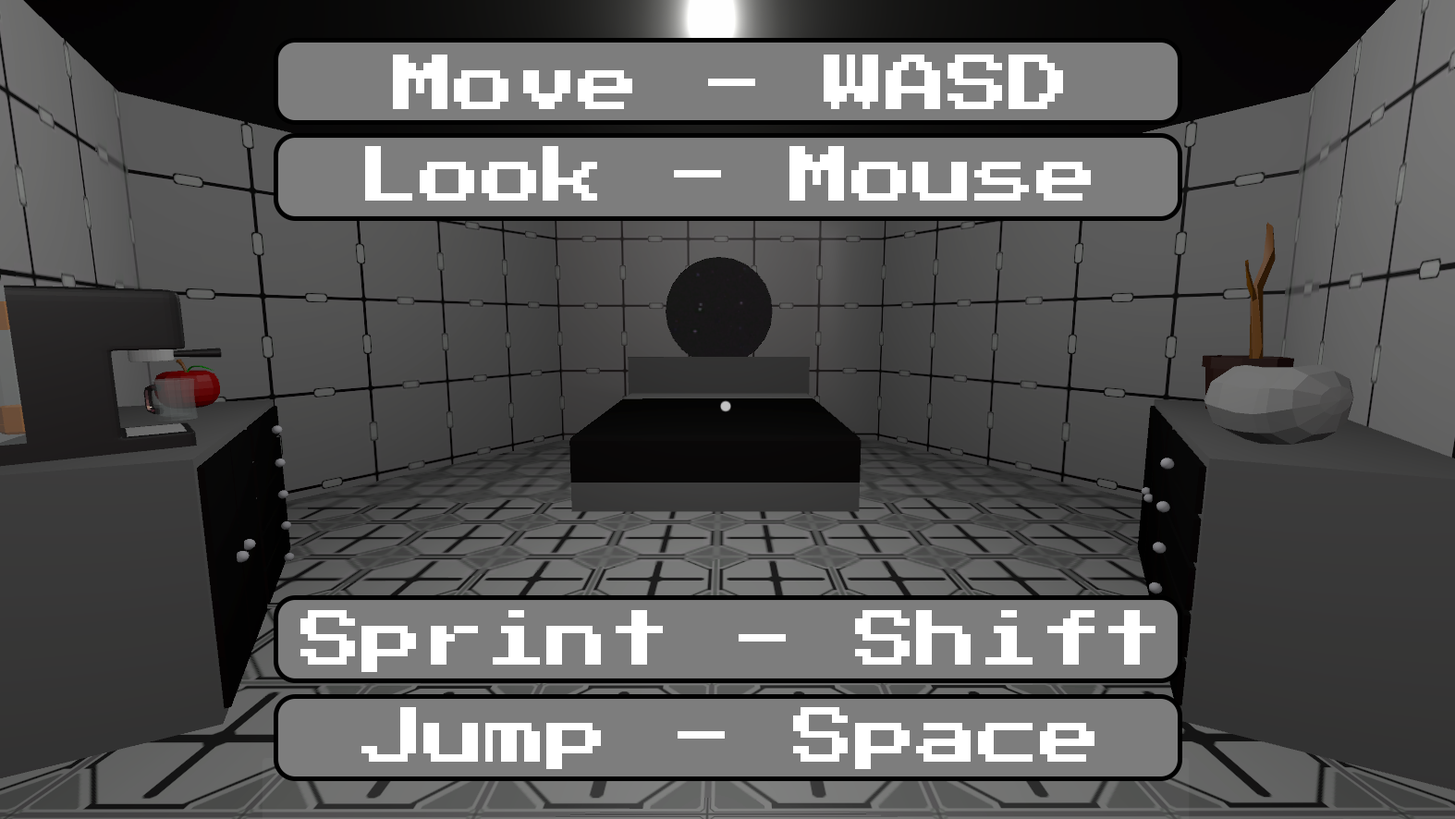
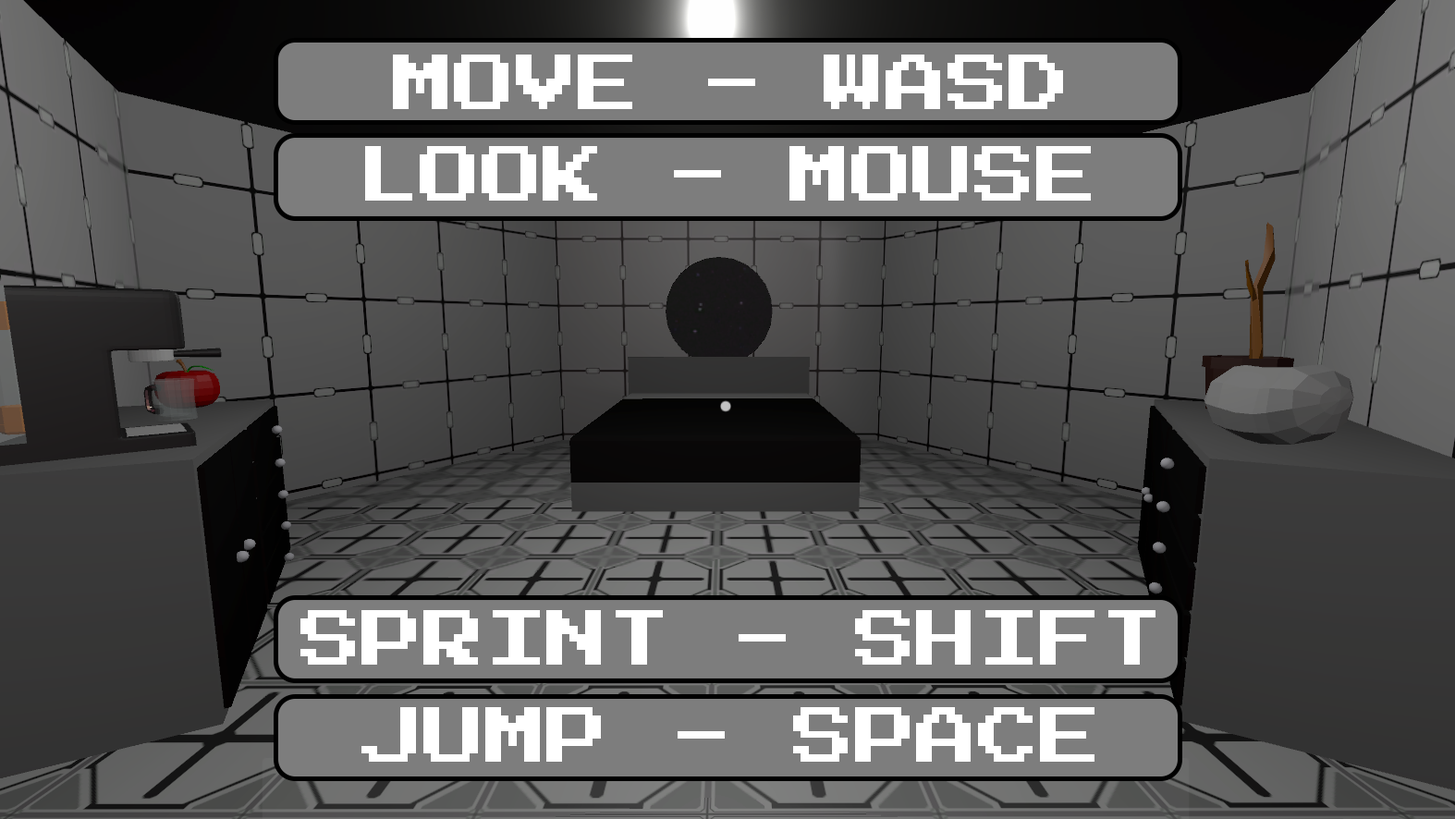
The second w=1455, h=819 image is a revision of the first. Changes to its layers:
painted on "Jump With Space" over [423,707,1095,770]
painted on "Sprint With Shift" over [361,610,1156,672]
painted on "Look with Mouse" over [419,146,1091,201]
painted on "Move - WASD" over [453,54,633,110]
